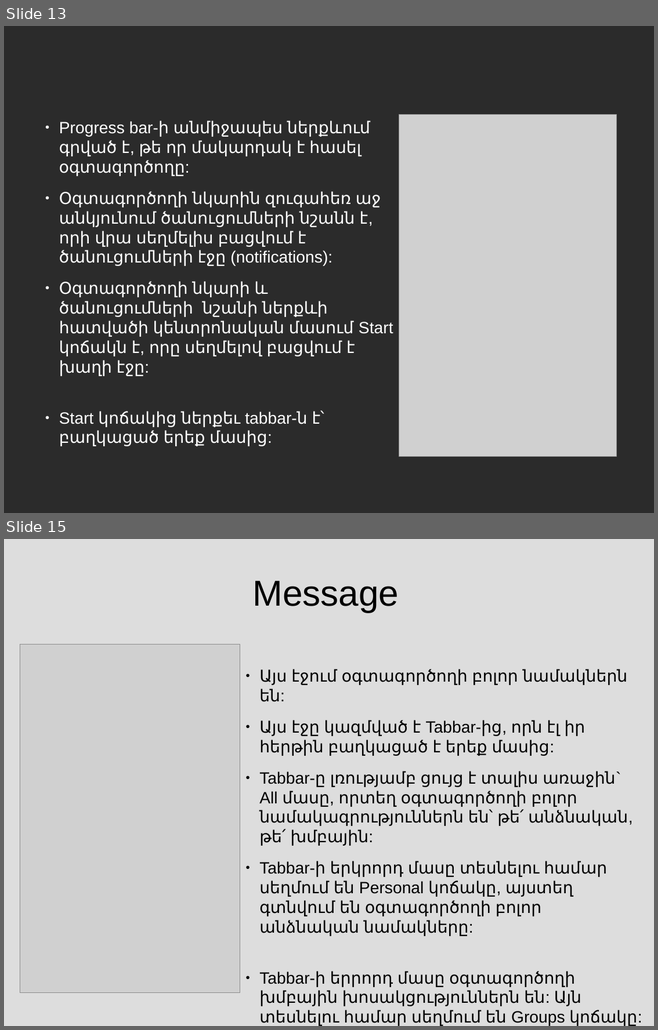
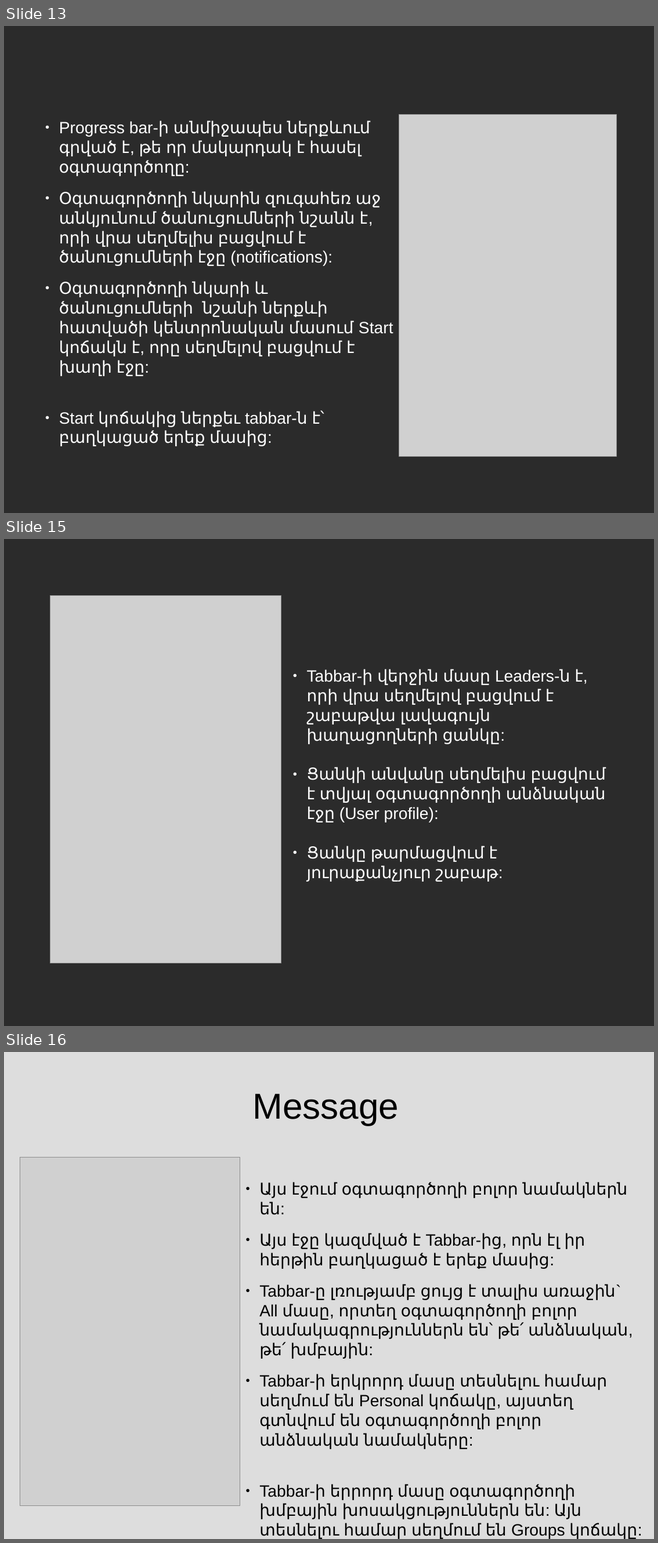
Before and after one commit to vanit-basic/instant_messenger, a slide deck: Documentation/Documentation.odp. Shown one above the other, each under a label of ours: slides 13 and 15 before the commit, slides 13, 15 and 16 after it; the slides between them are not shown. The pictures are 658x1030 and 658x1543 pixels, drawn with LibreOffice and Linux fonts; fonts in the diff are those of the drawing; grey boxes stand for pictures; background and template pictures are left out; a plain dark background stands for a picture behind light text. Boxes give left, top, right and bottom in pixels: in the first picture for what was removed or moved away, otherwise in the second. Text is boxed around its words. In the diff, an @@ line names an element or a change of style, - is before the commit and + after.

```diff
--- a/Documentation/Documentation.odp
+++ b/Documentation/Documentation.odp
@@ slide 15 added at (4, 539, 654, 1026), background picture (left out) @@
@@ picture added at (50, 596, 281, 964) @@
@@ text added at (307, 669, 606, 862), 20 pt, text #FFFFFF @@
+● Tabbar-ի վերջին մասը Leaders-ն է, որի վրա սեղմելով բացվում է շաբաթվա լավագույն խաղացողների ցանկը:
+● Ցանկի անվանը սեղմելիս բացվում է տվյալ օգտագործողի անձնական էջը (User profile):
+● Ցանկը թարմացվում է յուրաքանչյուր շաբաթ:
@@ what was slide 15 is now slide 16 @@
```
Also in this commit, not shown: 2 slides changed.
